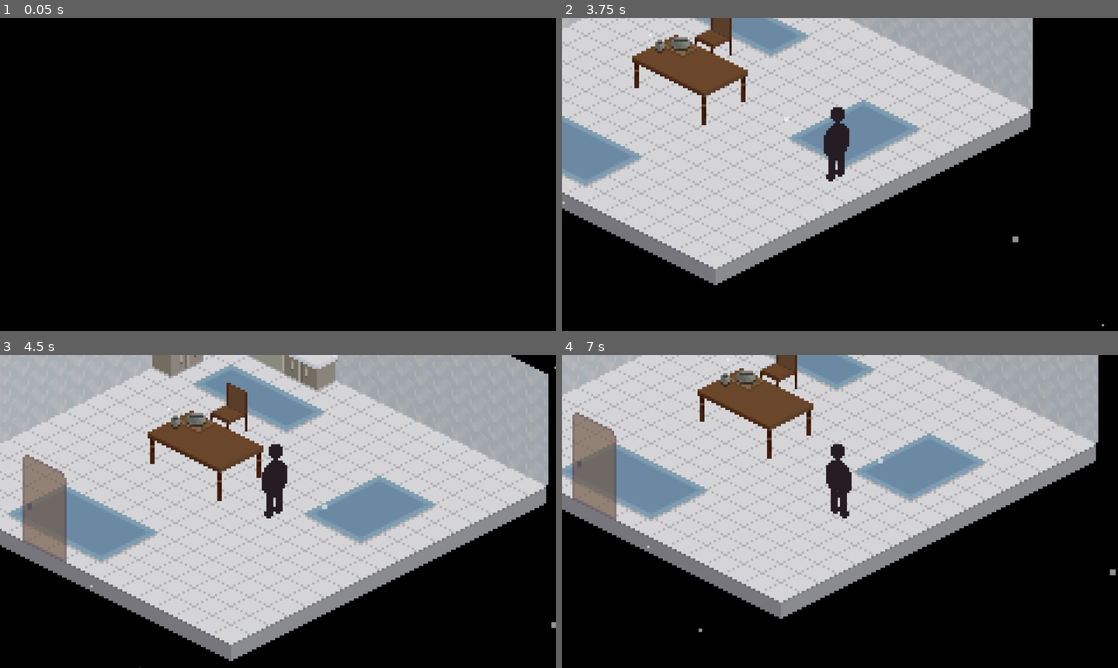
Above: before the commit, frames 1-4 (two rows, left to right).
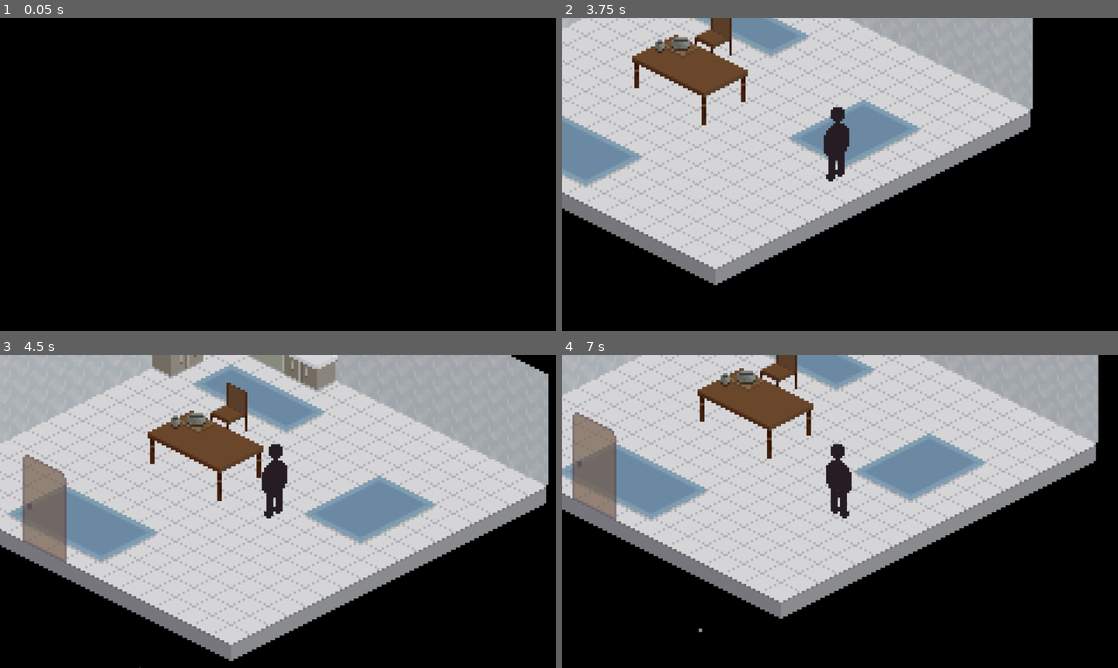
Above: after the commit, the same moments.

Repository: JusPSLiu/Triangle-Game
Game: Godot game, scene res://Scenes/room_kitchen.tscn
Same seed, same stepped clock (60 frames per second), same inputs: the game is played once before the commit and once after it. This scene is started directly instead of the project's main scene.
Inputs (mouse positions are in pixels of both pictures, inside the frame that each line leads up to):
- Up to frame 1 (0.05 s): no input
- Up to frame 2 (3.75 s): move the mouse to (962, 158) at 0.52 s; press the mouse at (962, 158) at 0.53 s; hold Right (ui_right) 0.53-1.28 s; move the mouse to (728, 190) at 1.27 s; release the mouse at (728, 190) at 1.28 s; hold Down (ui_down) 1.28-2.03 s; tap E (interact) at 1.35, 2.85 s; move the mouse to (895, 105) at 2.02 s; press the mouse at (895, 105) at 2.03 s; hold Right (ui_right) 2.03-2.78 s; move the mouse to (812, 237) at 2.77 s; release the mouse at (812, 237) at 2.78 s; hold Up (ui_up) 2.78-3.53 s; move the mouse to (1006, 221) at 3.52 s; press the mouse at (1006, 221) at 3.53 s; hold Left (ui_left) from 3.53 s (still down)
- Up to frame 3 (4.5 s): keep holding Left (ui_left); move the mouse to (111, 464) at 4.27 s; release the mouse at (111, 464) at 4.28 s; tap E (interact) at 4.35 s
- Up to frame 4 (7 s): move the mouse to (867, 511) at 5.02 s; release Left (ui_left) at 5.03 s; press the mouse at (867, 511) at 5.03 s; hold Down (ui_down) 5.03-5.78 s; move the mouse to (756, 433) at 5.77 s; release the mouse at (756, 433) at 5.78 s; hold Right (ui_right) 5.78-6.53 s; tap E (interact) at 5.85 s; move the mouse to (962, 495) at 6.52 s; press the mouse at (962, 495) at 6.53 s; hold Up (ui_up) from 6.53 s (still down)

Frame 1 is identical in both runs. In frame 2, less than 0.1% of the frame differs, in the area x 0-98%, y 31-99%; in frame 3, less than 0.1%; in frame 4, less than 0.1%, in the area x 15-100%, y 33-71%.

Commit message:
added dust percentage (and updated game icon)

Diff:
--- a/Scripts/character_body_2d.gd
+++ b/Scripts/character_body_2d.gd
@@ -1,5 +1,6 @@
 extends CharacterBody2D
 
+@export_range(0.0, 100.0, 1.0, "or_less", "or_greater") var dust_percentage : int = 50
 const SPEED = 50.0
 
 var freeze = false
@@ -28,8 +29,11 @@
 	SignalBus.connect("entered_minigame", freezeSelf)
 	SignalBus.connect("exited_minigame", unfreezeSelf)
 	$DustEffects.restart()
+	$DustEffects.amount = int(dust_percentage * 0.32)
 	$CloseupDust.restart()
+	$CloseupDust.amount = int(dust_percentage * 0.32)
 	$CloseupDust2.restart()
+	$CloseupDust2.amount = int(dust_percentage * 0.16)
 
 func freezeSelf():
 	freeze = true
--- a/project.godot
+++ b/project.godot
@@ -10,10 +10,12 @@
 
 [application]
 
-config/name="New Game Project"
+config/name="Cheap House"
+config/description="Triangle Game"
 run/main_scene="uid://ddknwqwi3iapb"
 config/features=PackedStringArray("4.5", "GL Compatibility")
-config/icon="res://icon.svg"
+config/icon="uid://c7tc4sdm627qj"
+config/windows_native_icon="res://Art/icon.ico"
 
 [autoload]
 
Binary file added: Art/icon.ico
Binary file added: Art/icon.png
